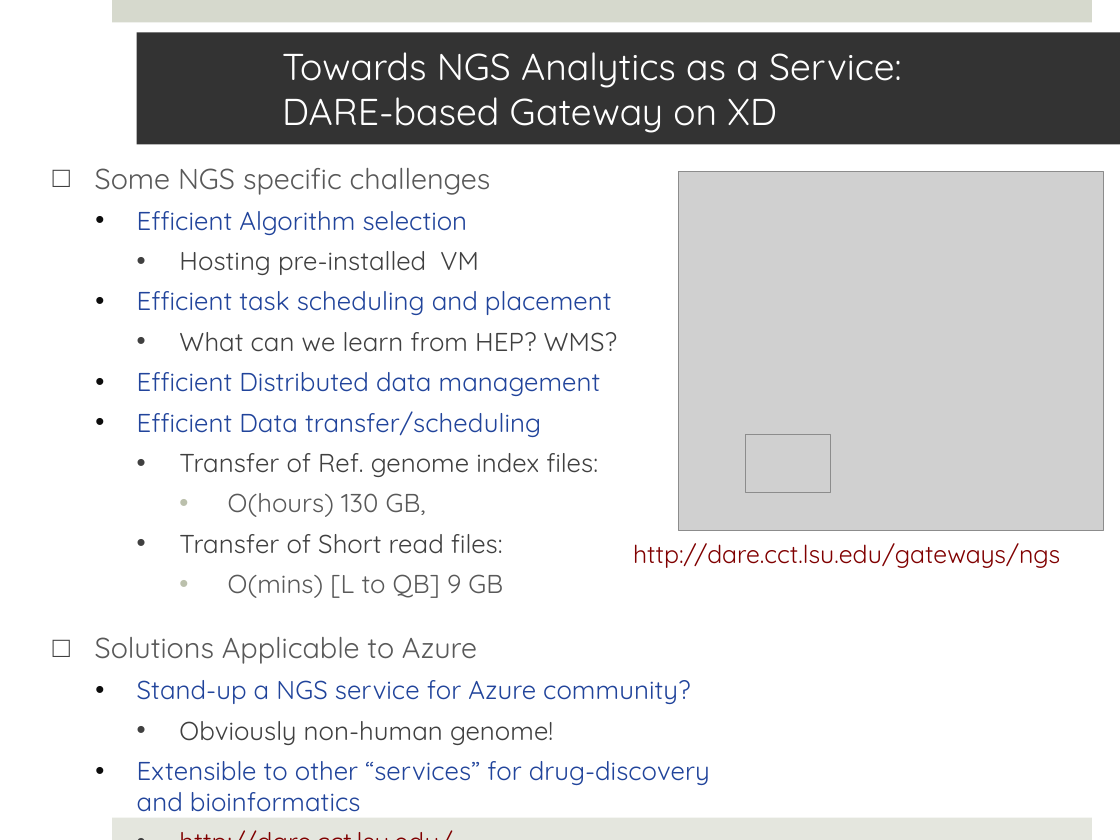
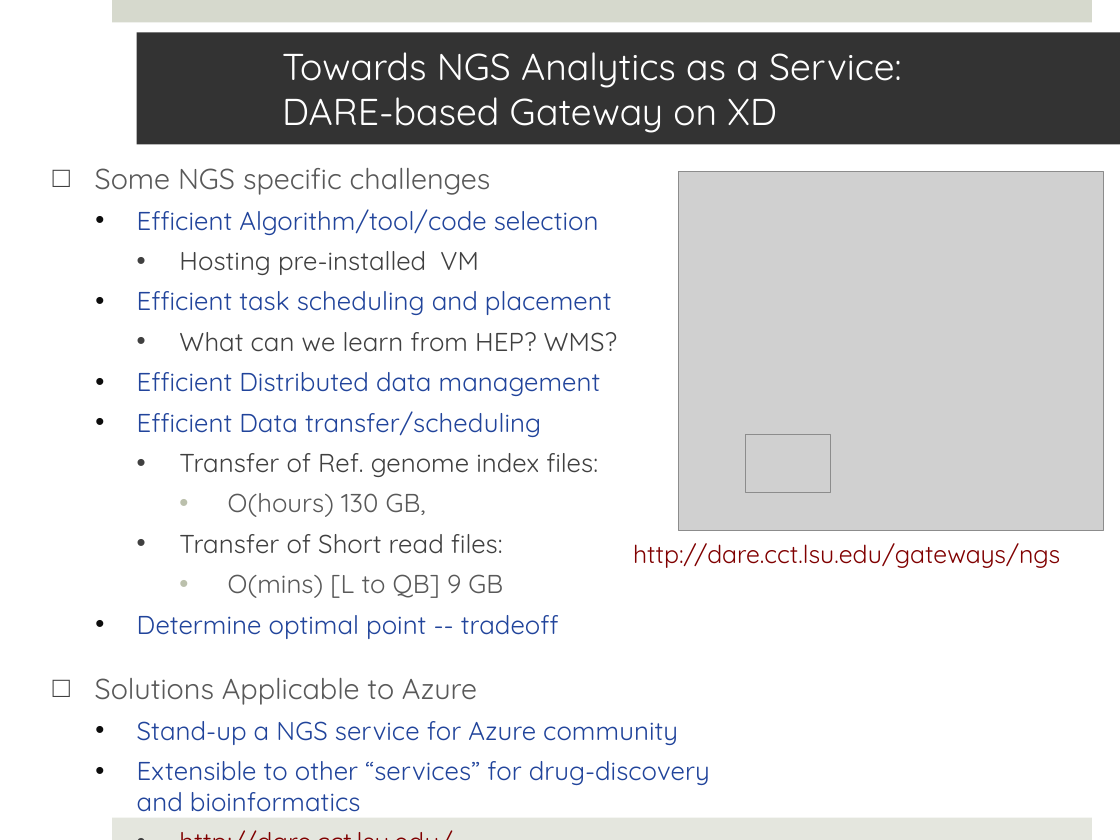
Before and after one commit to saga-project/saga-cpp-legacy-projects, a slide deck: slide 30 of saga-talks/abstractions_for_ls-microsoft.pptx. Drawn at 1120x840 pixels with LibreOffice and Linux fonts; fonts in the diff are those of the drawing; grey boxes stand for pictures; background and template pictures are left out. Boxes give left, top, right and bottom in pixels: in the first picture for what was removed or moved away, otherwise in the second. Text is boxed around its words. In the diff, an @@ line names an element or a change of style, - is before the commit and + after.

```diff
--- a/saga-talks/abstractions_for_ls-microsoft.pptx
+++ b/saga-talks/abstractions_for_ls-microsoft.pptx
@@ text at (137,209,599,235): text changed @@
-  • Efficient Algorithm selection
+  • Efficient Algorithm/tool/code selection
@@ text at (137,615,559,639): paragraph added @@
+  • Determine optimal point -- tradeoff
@@ text at (137,721,678,745): text changed @@
-  • Stand-up a NGS service for Azure community?
-    • Obviously non-human genome!
+  • Stand-up a NGS service for Azure community
```
Also in this commit, not shown: 10 other slides changed.
